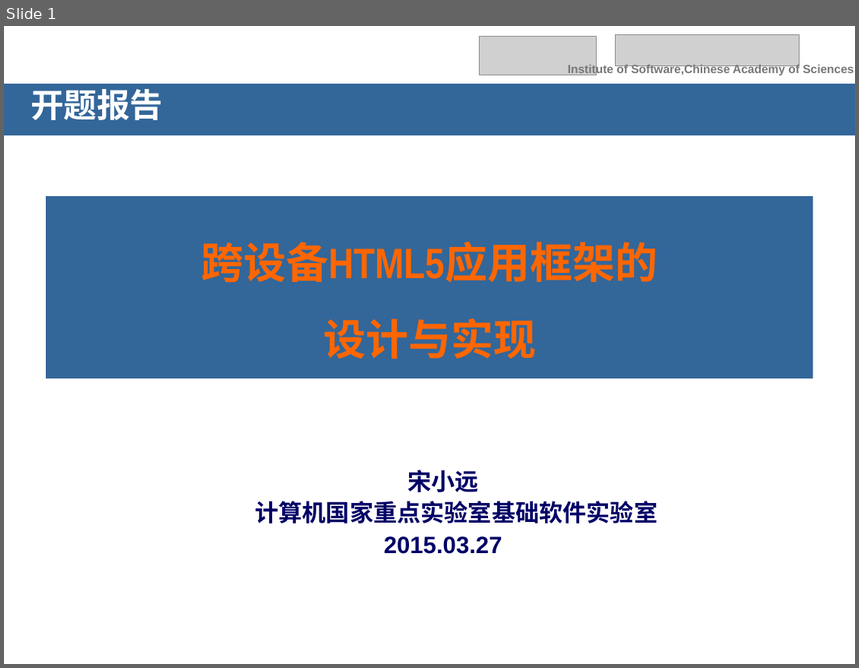
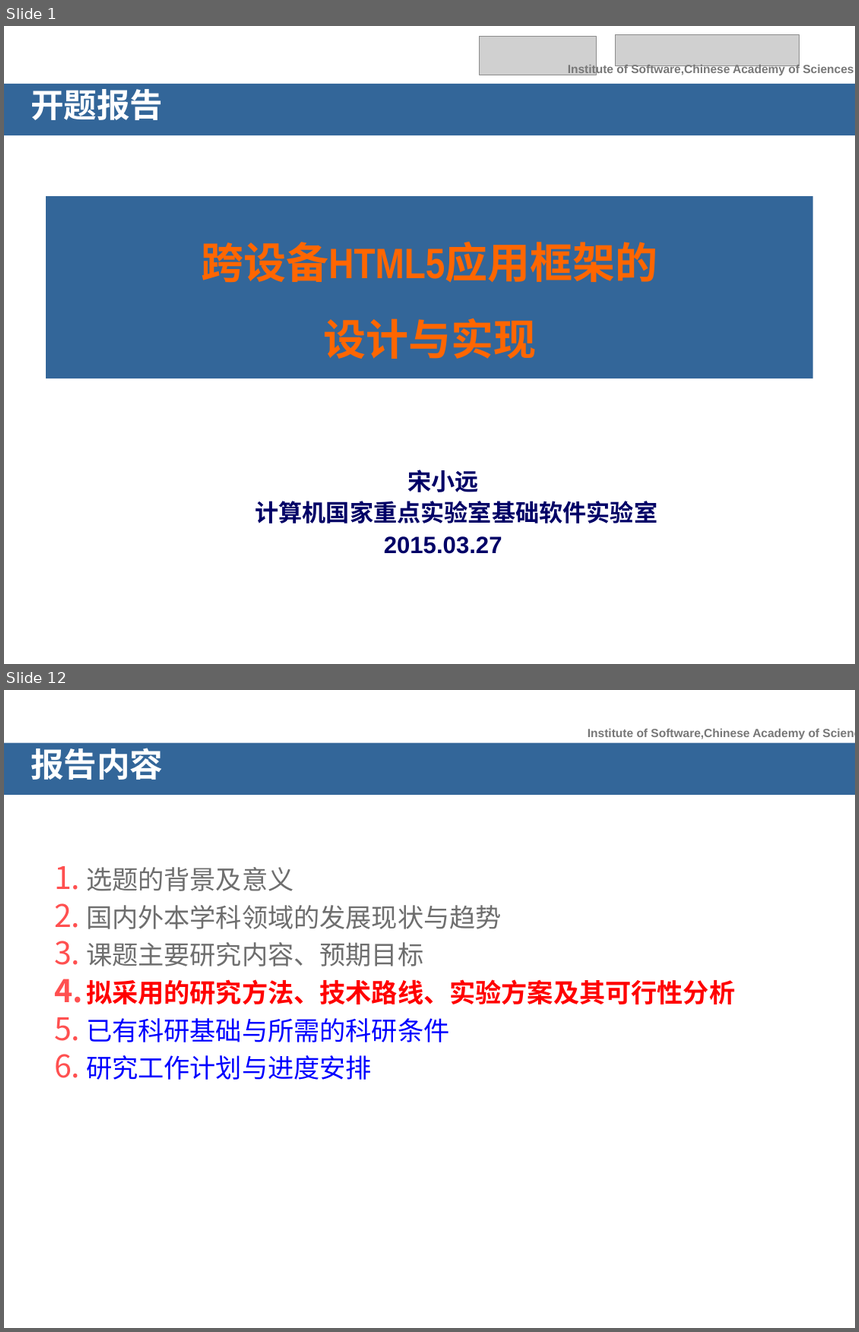
Before and after one commit to songxiaoyuan/MyOrdinaryFiles, a slide deck: 开题报告/开题报告_宋小远.ppt. Shown one above the other, each under a label of ours: slide 1 before the commit, slides 1 and 12 after it; the slides between them are not shown. The pictures are 859x668 and 859x1332 pixels, drawn with LibreOffice and Linux fonts; fonts in the diff are those of the drawing; grey boxes stand for pictures; background and template pictures are left out. Boxes give left, top, right and bottom in pixels: in the first picture for what was removed or moved away, otherwise in the second. Text is boxed around its words. In the diff, an @@ line names an element or a change of style, - is before the commit and + after.

```diff
--- a/开题报告/开题报告_宋小远.ppt
+++ b/开题报告/开题报告_宋小远.ppt
@@ slide 12 added at bbox=[4, 690, 855, 1328], background picture (left out) @@
@@ text added at bbox=[588, 729, 820, 739], 10 pt, text #777777, bold @@
+Institute of Software,Chinese Academy of Sciences
@@ title added at bbox=[4, 742, 855, 795], fill #336699, 28 pt, text #FFFFFF, bold @@
+报告内容
@@ text added at bbox=[86, 867, 735, 1080], 22 pt, text #6E6E6E @@
+1. 选题的背景及意义
+2. 国内外本学科领域的发展现状与趋势
+3. 课题主要研究内容、预期目标
+4. 拟采用的研究方法、技术路线、实验方案及其可行性分析
+5. 已有科研基础与所需的科研条件
+6. 研究工作计划与进度安排
```
Also in this commit, not shown: 8 slides changed, 11 other slides added, 12 slides removed, 15 other files.
